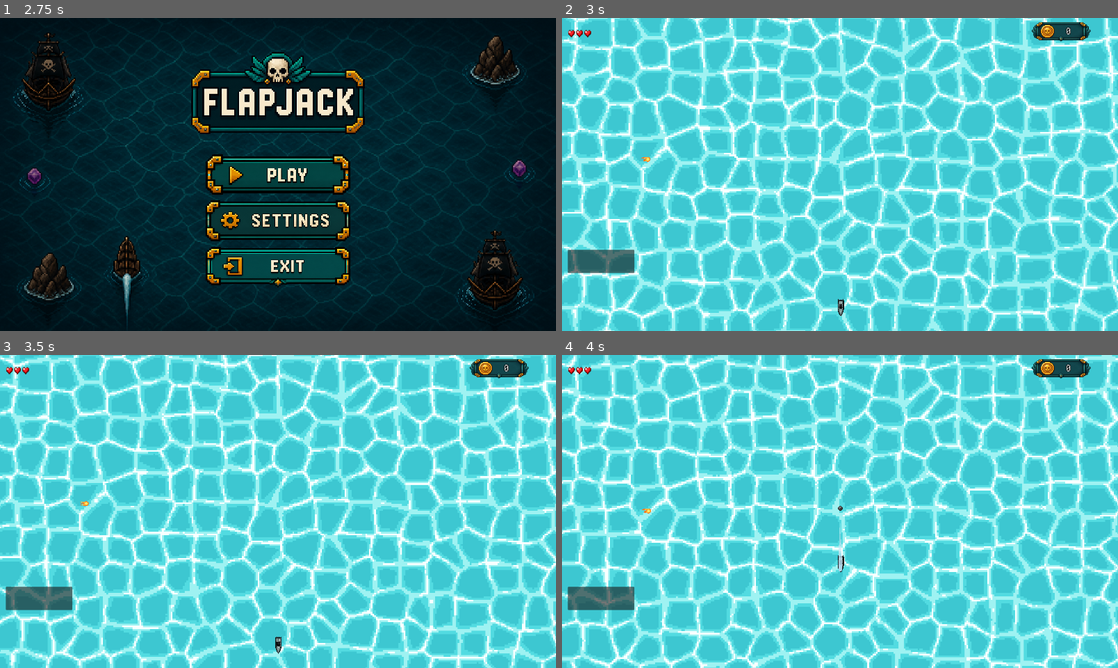
Above: before the commit, frames 1-4 (two rows, left to right).
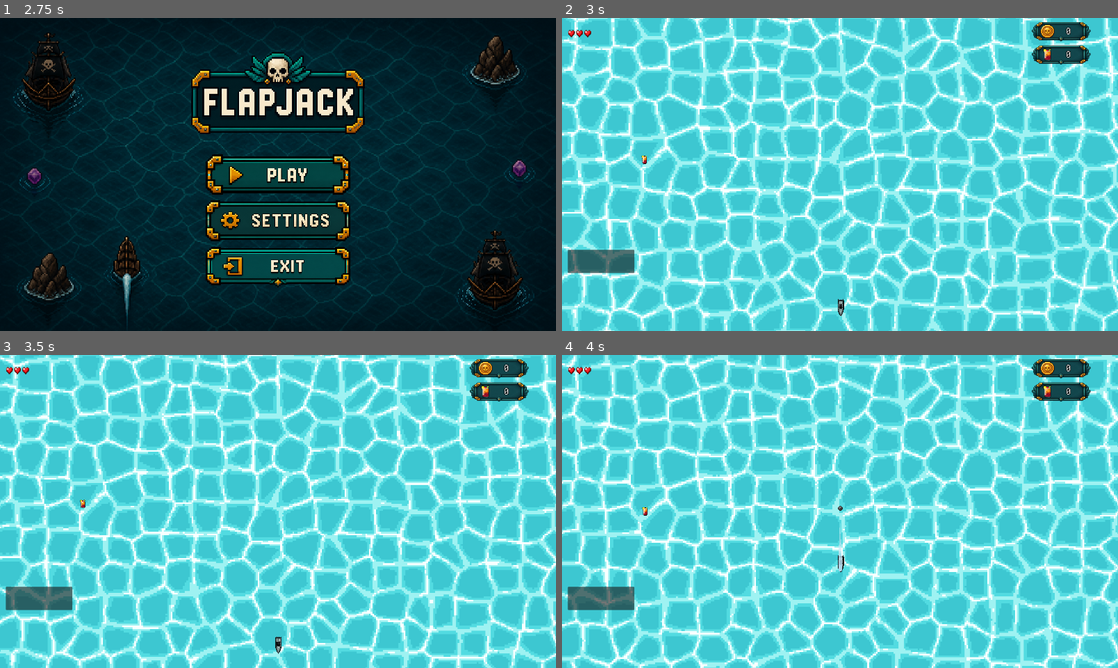
Above: after the commit, the same moments.

Repository: irohgit/flapjack
Game: Godot game, scene res://Cinematics/NarrativeIntro/NarrativeIntro.tscn
Two runs of this game, one before a commit and one after it. Both use one fixed random seed, a clock stepped at 60 frames per second and the inputs below.
Inputs (mouse positions are in pixels of both pictures, inside the frame that each line leads up to):
- Up to frame 1 (2.75 s): tap Enter at 0.5 s; move the mouse to (400, 158) at 0.52 s; hold D (move_right) 0.53-1.28 s; hold Space (shoot) 0.53-1.28 s; click (400, 158) at 0.67 s; move the mouse to (166, 190) at 1.27 s; hold S (move_backward) 1.28-2.03 s; tap Space (shoot) at 1.35 s; move the mouse to (333, 105) at 2.02 s; hold D (move_right) from 2.03 s (still down); hold Space (shoot) from 2.03 s (still down)
- Up to frame 2 (3 s): release D (move_right) at 2.75 s; release Space (shoot) at 2.75 s; click (840, 174) at 2.75 s
- Up to frame 3 (3.5 s): no input
- Up to frame 4 (4 s): move the mouse to (812, 574) at 3.52 s; hold W (move_forward) from 3.53 s (still down); tap Space (shoot) at 3.6 s; click (812, 574) at 3.67 s

Frame 1 is identical in both runs. In frame 2, 0.6% of the frame differs, in the area x 14-96%, y 8-47%; in frame 3, 0.6%; in frame 4, 0.6%.

Commit message:
Added gin currency

Diff:
--- a/Actors/Player/player.gd
+++ b/Actors/Player/player.gd
@@ -9,10 +9,12 @@
 @export var camera: Camera2D
 
 #Projectile Firing
-@export var coin_count:= 0
 @export var weapons: Array[WeaponData]
 var _weapon_states: Array[WeaponState] = []
 
+@export var coin_count:= 0
+@export var gin_count:= 0
+
 @onready var _health: HealthComponent = $HealthComponent
 @onready var _shield: ShieldComponent = $ShieldComponent
 
@@ -20,6 +22,7 @@
 @onready var _pickup_range_shape: CollisionShape2D = $PickupRange/CollisionShape2D
 
 signal coin_changed(amount: int)
+signal gin_changed(amount: int)
 signal augment_added(augment: AugmentData)
 
 var velocity := Vector2.ZERO
@@ -39,6 +42,7 @@
 	#_health.health_changed.connect(func(c, m): DebugHud.watch("health", "%d/%d" % [c, m]))
 	_health.died.connect(_on_died)
 	coin_changed.emit(coin_count)
+	gin_changed.emit(gin_count)
 
 	for weapon in weapons:
 		_weapon_states.append(WeaponState.new(weapon))
@@ -98,6 +102,10 @@
 func _add_coins(amount: int):
 	coin_count += amount
 	coin_changed.emit(coin_count)
+
+func _add_gin(amount: int):
+	gin_count += amount
+	gin_changed.emit(gin_count)
 
 func add_augment(augment: AugmentData) -> bool:
 	if augment.targetWeapon == null:
--- a/Data/Pickups/FireballAugmentPickup.tres
+++ b/Data/Pickups/FireballAugmentPickup.tres
@@ -8,6 +8,7 @@
 
 [resource]
 script = ExtResource("3_011jj")
+pickup_type = 3
 texture = ExtResource("4_011jj")
 augment = ExtResource("1_f438p")
 weapon = ExtResource("5_2apyp")
--- /dev/null
+++ b/Data/Pickups/Gin.tres
@@ -0,0 +1,13 @@
+[gd_resource type="Resource" script_class="PickupData" format=3 uid="uid://bvtbthku5smhg"]
+
+[ext_resource type="AudioStream" uid="uid://d1t77v38kul38" path="res://Audio/SFX/pop_pickup_cute.mp3" id="1_croff"]
+[ext_resource type="Script" uid="uid://rau2jwiqd0pd" path="res://Data/Pickups/pickup_data.gd" id="2_cy0xc"]
+[ext_resource type="Texture2D" uid="uid://dypxhdmtkar1y" path="res://Assets/Pickups/cocktail_2.png" id="3_croff"]
+
+[resource]
+script = ExtResource("2_cy0xc")
+pickup_type = 3
+texture = ExtResource("3_croff")
+gin_amount = 1
+pickup_sfx = ExtResource("1_croff")
+metadata/_custom_type_script = "uid://rau2jwiqd0pd"
--- a/Data/Pickups/pickup_data.gd
+++ b/Data/Pickups/pickup_data.gd
@@ -1,7 +1,7 @@
 class_name PickupData
 extends Resource
 
-enum PickupType {AUGMENT, WEAPON, COIN, HEALTH, SHIELD}
+enum PickupType {AUGMENT, WEAPON, COIN, GIN, HEALTH, SHIELD}
 
 @export var pickup_type: PickupType
 @export var texture: Texture2D
@@ -11,6 +11,7 @@
 @export var augment: AugmentData
 @export var weapon: WeaponData
 @export var coin_amount := 0
+@export var gin_amount := 0
 @export var heal_amount := 0
 @export var shield_amount := 0
 #SFX
@@ -30,6 +31,9 @@
 		PickupType.COIN:
 			player._add_coins(coin_amount)
 			return true
+		PickupType.GIN:
+			player._add_gin(gin_amount)
+			return true
 		PickupType.HEALTH:
 			player.heal(heal_amount)
 			return true
--- a/Levels/Stage1/stage_1.tscn
+++ b/Levels/Stage1/stage_1.tscn
@@ -19,7 +19,7 @@
 [ext_resource type="Resource" uid="uid://b2xa4hm5ib5ca" path="res://Data/Levels/Stages/Stage1.tres" id="18_6vwij"]
 [ext_resource type="Resource" uid="uid://5vagi0atsu3m" path="res://Data/Pickups/PlasmaAugmentPickup.tres" id="18_p2t5c"]
 [ext_resource type="PackedScene" uid="uid://dgp73phtjophn" path="res://Actors/Pickup/pickup.tscn" id="19_uwhja"]
-[ext_resource type="Resource" uid="uid://cpynird4edptk" path="res://Data/Pickups/FireballAugmentPickup.tres" id="20_uwhja"]
+[ext_resource type="Resource" uid="uid://bvtbthku5smhg" path="res://Data/Pickups/Gin.tres" id="20_uwhja"]
 
 [node name="Stage1" type="Node2D" unique_id=1126219472 node_paths=PackedStringArray("level_generator", "screen_encounter_parent", "scroll_director", "enemy_controller")]
 script = ExtResource("1_thckm")
--- a/Levels/hud.gd
+++ b/Levels/hud.gd
@@ -1,6 +1,7 @@
 extends CanvasLayer
 
 @onready var coin_label: Label = $Coin/Amount
+@onready var gin_label: Label = $Gin/Amount
 @onready var health_shield_icons: HBoxContainer = $"health and shield icon/HealthRow"
 
 var _player: Player
@@ -21,6 +22,7 @@
 		return
 
 	_player.coin_changed.connect(_on_coin_changed)
+	_player.gin_changed.connect(_on_gin_changed)
 
 	call_deferred("_init_display_values")
 
@@ -40,6 +42,7 @@
 	shield.stacks_changed.connect(_on_shield_changed)
 
 	_on_coin_changed(_player.coin_count)
+	_on_gin_changed(_player.gin_count)
 
 	_on_health_changed(
 		health.get_current_health(),
@@ -50,6 +53,9 @@
 
 func _on_coin_changed(amount: int) -> void:
 	coin_label.text = str(amount)
+
+func _on_gin_changed(amount: int) -> void:
+	gin_label.text = str(amount)
 
 func _on_health_changed(current: int, maximum: int) -> void:
 	_current_health = current
--- a/Levels/hud.tscn
+++ b/Levels/hud.tscn
@@ -5,6 +5,7 @@
 [ext_resource type="Texture2D" uid="uid://ef3klwck2tmi" path="res://Assets/UI/Health/shield.png" id="5_6qxyw"]
 [ext_resource type="Texture2D" uid="uid://cwvav4wx32kj3" path="res://Assets/UI/Coin/coin_frame.png" id="6_1wnoe"]
 [ext_resource type="Texture2D" uid="uid://bivaxkwiet2pe" path="res://Assets/UI/Coin/coin_icon.png" id="7_2lib2"]
+[ext_resource type="Texture2D" uid="uid://dypxhdmtkar1y" path="res://Assets/Pickups/cocktail_2.png" id="7_iqaem"]
 [ext_resource type="FontFile" uid="uid://1qarew2on3k7" path="res://Assets/Fonts/PixelOperator.ttf" id="8_uu2l2"]
 [ext_resource type="Script" uid="uid://bbph172n7vkmh" path="res://Levels/augments_panel.gd" id="10_sse4t"]
 [ext_resource type="PackedScene" uid="uid://bs3yk1cg3vc6b" path="res://Actors/HUD/augment_entry.tscn" id="11_sn1ph"]
@@ -66,6 +67,51 @@
 horizontal_alignment = 1
 vertical_alignment = 1
 
+[node name="Gin" type="Control" parent="." unique_id=1495590449]
+layout_mode = 3
+anchors_preset = 1
+anchor_left = 1.0
+anchor_right = 1.0
+offset_left = -202.0
+offset_top = 12.0
+offset_right = -162.0
+offset_bottom = 52.0
+grow_horizontal = 0
+offset_transform_enabled = true
+offset_transform_position = Vector2(0, 80)
+
+[node name="Frame" type="TextureRect" parent="Gin" unique_id=2017084565]
+layout_mode = 0
+offset_left = -97.0
+offset_top = 2.0
+offset_right = 415.0
+offset_bottom = 210.0
+scale = Vector2(0.4, 0.32000262)
+texture = ExtResource("6_1wnoe")
+
+[node name="GinIcon" type="TextureRect" parent="Gin" unique_id=1722352701]
+layout_mode = 0
+offset_left = -66.0
+offset_top = 11.0
+offset_right = 62.0
+offset_bottom = 139.0
+scale = Vector2(0.37334305, 0.3595906)
+texture = ExtResource("7_iqaem")
+
+[node name="Amount" type="Label" parent="Gin" unique_id=493406975]
+layout_mode = 0
+offset_left = -9.0
+offset_top = 4.0
+offset_right = 71.0
+offset_bottom = 60.0
+theme_override_colors/font_color = Color(1, 1, 1, 1)
+theme_override_colors/font_outline_color = Color(0, 0, 0, 1)
+theme_override_constants/outline_size = 6
+theme_override_fonts/font = ExtResource("8_uu2l2")
+theme_override_font_sizes/font_size = 39
+horizontal_alignment = 1
+vertical_alignment = 1
+
 [node name="AugmentsPanel" type="PanelContainer" parent="." unique_id=1116543594]
 anchors_preset = -1
 offset_left = 20.0
Binary file added: Assets/Pickups/cocktail_2.png
Not shown, added: Assets/Pickups/cocktail_2.png.import
